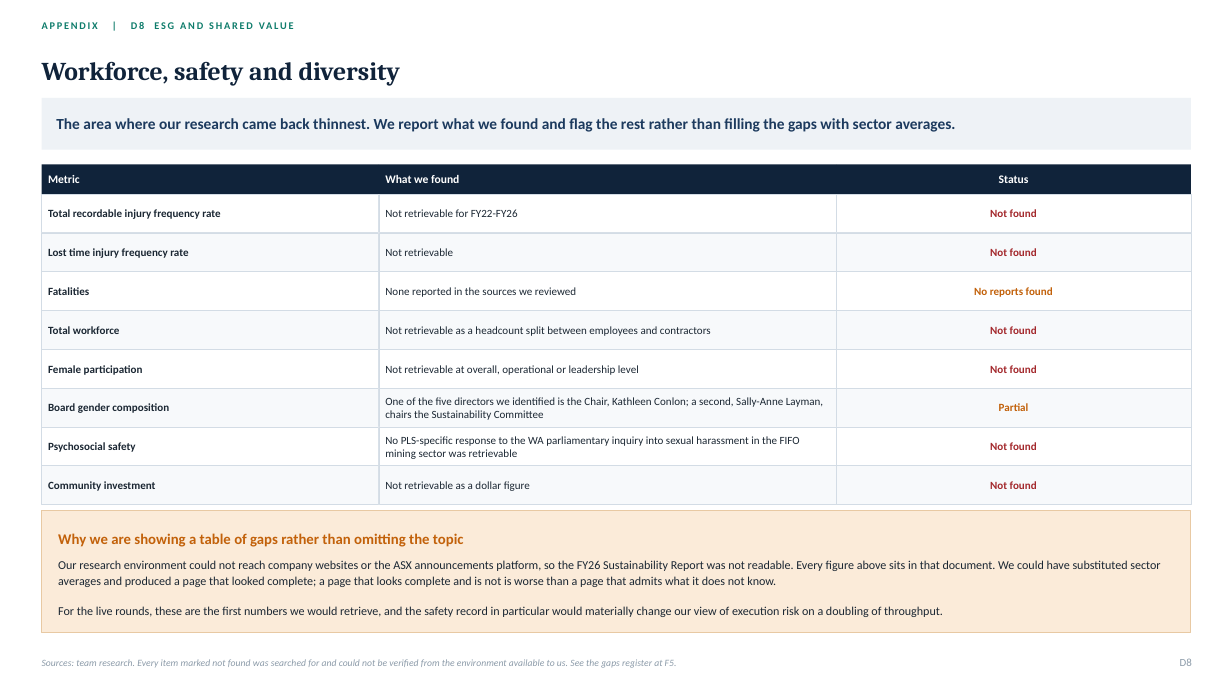
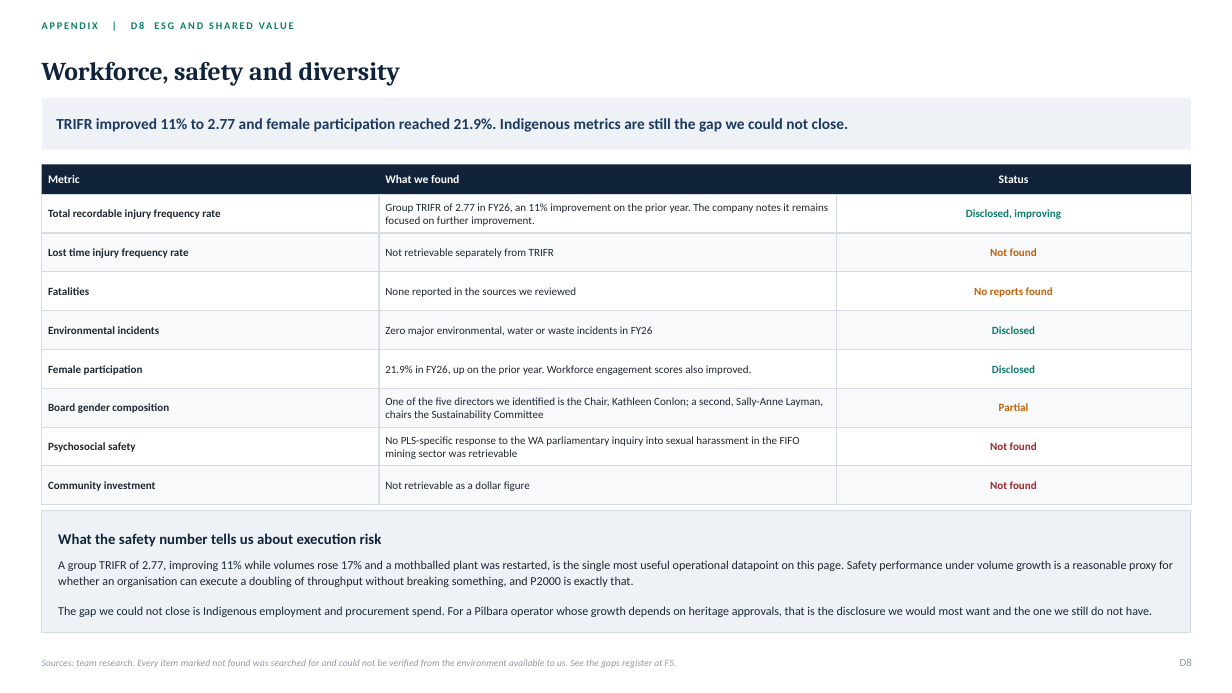
Before and after one commit to SportsSwap/for-claude, a slide deck: slide 56 of deck/PLS_Group_FMAA_2026.pptx. Drawn at 1232x693 pixels with LibreOffice and Linux fonts; fonts in the diff are those of the drawing. Boxes give left, top, right and bottom in pixels: in the first picture for what was removed or moved away, otherwise in the second. Text is boxed around its words. In the diff, an @@ line names an element or a change of style, - is before the commit and + after.

```diff
--- a/deck/PLS_Group_FMAA_2026.pptx
+++ b/deck/PLS_Group_FMAA_2026.pptx
@@ text at (56, 118, 848, 132): text changed @@
-The area where our research came back thinnest. We report what we found and flag the rest rather than filling the gaps with sector averages.
+TRIFR improved 11% to 2.77 and female participation reached 21.9%. Indigenous metrics are still the gap we could not close.
@@ text at (385, 203, 828, 226): text changed @@
-Not retrievable for FY22-FY26
+Group TRIFR of 2.77 in FY26, an 11% improvement on the prior year. The company notes it remains focused on further improvement.
@@ text at (966, 209, 1060, 219): text changed; text colour #A3282C to #0E7C6B @@
-Not found
+Disclosed, improving
@@ text "Not found" at (990, 248, 1037, 256): text colour #A3282C to #C2610A @@
@@ text at (385, 248, 554, 258): text changed @@
-Not retrievable
+Not retrievable separately from TRIFR
@@ text at (48, 326, 160, 334): text changed @@
-Total workforce
+Environmental incidents
@@ text at (385, 326, 653, 336): text changed @@
-Not retrievable as a headcount split between employees and contractors
+Zero major environmental, water or waste incidents in FY26
@@ text at (992, 326, 1035, 334): text changed; text colour #A3282C to #0E7C6B @@
-Not found
+Disclosed
@@ text at (385, 365, 752, 375): text changed @@
-Not retrievable at overall, operational or leadership level
+21.9% in FY26, up on the prior year. Workforce engagement scores also improved.
@@ text at (992, 365, 1035, 373): text changed; text colour #A3282C to #0E7C6B @@
-Not found
+Disclosed
@@ rectangle at (42, 511, 1191, 633): fill #FBEBD9 to #EEF2F6; outline #E8C9A3 0.75 pt to #D3DCE5 0.75 pt @@
@@ text at (58, 533, 382, 547): text changed; text colour #C2610A to #10233A @@
-Why we are showing a table of gaps rather than omitting the topic
+What the safety number tells us about execution risk
@@ text at (58, 560, 1173, 617): text changed @@
-Our research environment could not reach company websites or the ASX announcements platform, so the FY26 Sustainability Report was not readable. Every figure above sits in that document. We could have substituted sector averages and produced a page that looked complete; a page that looks complete and is not is worse than a page that admits what it does not know.
-For the live rounds, these are the first numbers we would retrieve, and the safety record in particular would materially change our view of execution risk on a doubling of throughput.
+A group TRIFR of 2.77, improving 11% while volumes rose 17% and a mothballed plant was restarted, is the single most useful operational datapoint on this page. Safety performance under volume growth is a reasonable proxy for whether an organisation can execute a doubling of throughput without breaking something, and P2000 is exactly that.
+The gap we could not close is Indigenous employment and procurement spend. For a Pilbara operator whose growth depends on heritage approvals, that is the disclosure we would most want and the one we still do not have.
```
Also in this commit, not shown: 29 other slides changed, 19 other files.
